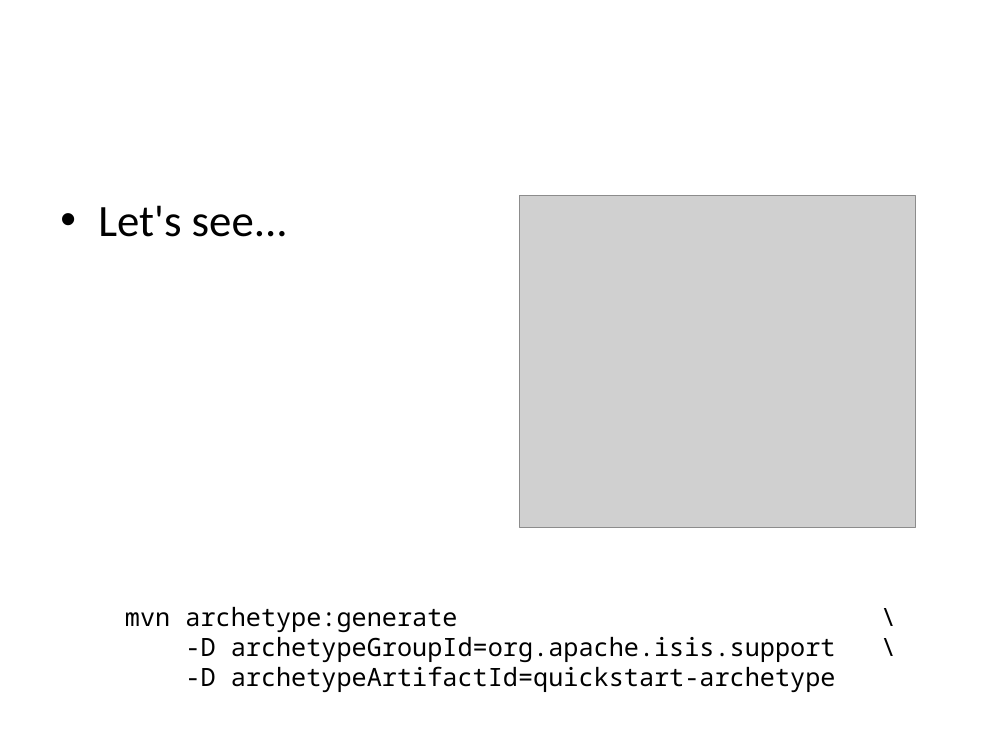
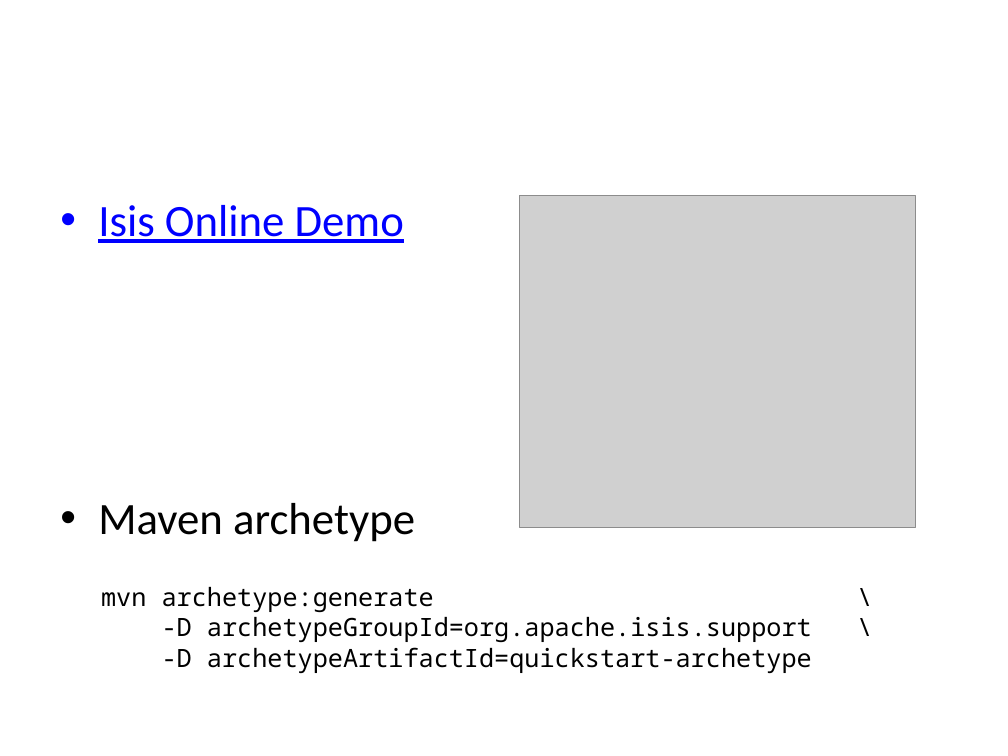
Before and after one commit to apache/causeway, a slide deck: slide 7 of src/site/resources/presentations/IntroducingApacheIsis.pptx (slide 8 before the commit). Drawn at 1008x756 pixels with LibreOffice and Linux fonts; fonts in the diff are those of the drawing; grey boxes stand for pictures; background and template pictures are left out. Boxes give left, top, right and bottom in pixels: in the first picture for what was removed or moved away, otherwise in the second. Text is boxed around its words. In the diff, an @@ line names an element or a change of style, - is before the commit and + after.

Commit message:
ISIS-107: updated Isis presentation materials for 0.2.0

```diff
--- a/src/site/resources/presentations/IntroducingApacheIsis.pptx
+++ b/src/site/resources/presentations/IntroducingApacheIsis.pptx
@@ text at [98,205,415,542]: text changed; text colour #000000 to #0000FF @@
-• Let's see...
+• Isis Online Demo
+• Maven archetype
@@ text "mvn archetype:generate \": place and size @@
-text "mvn archetype:generate \" at [125,607,836,692]
+text "mvn archetype:generate \" at [101,587,812,673]
```
Also in this commit, not shown: 5 other slides changed, 3 slides added, 8 other files.
